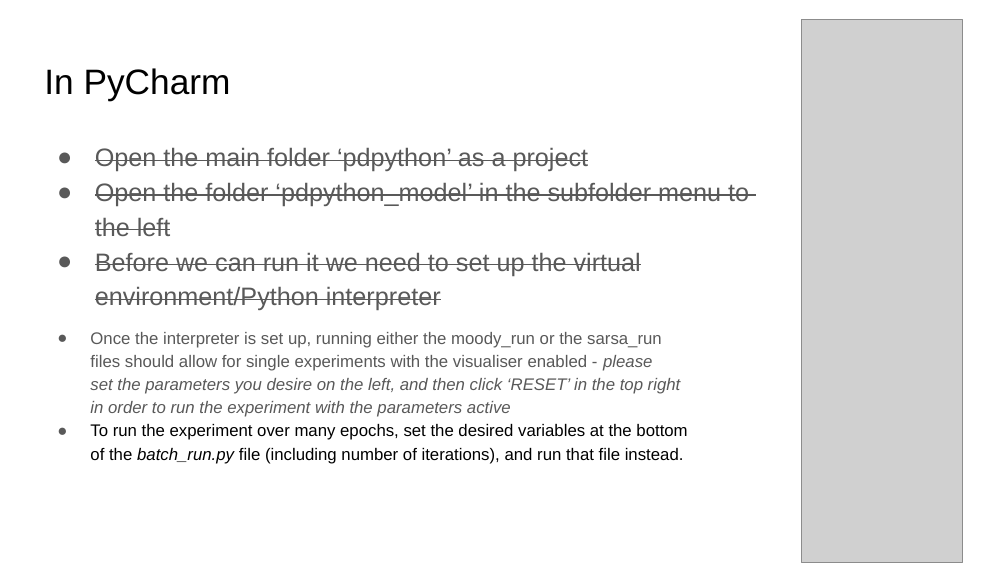
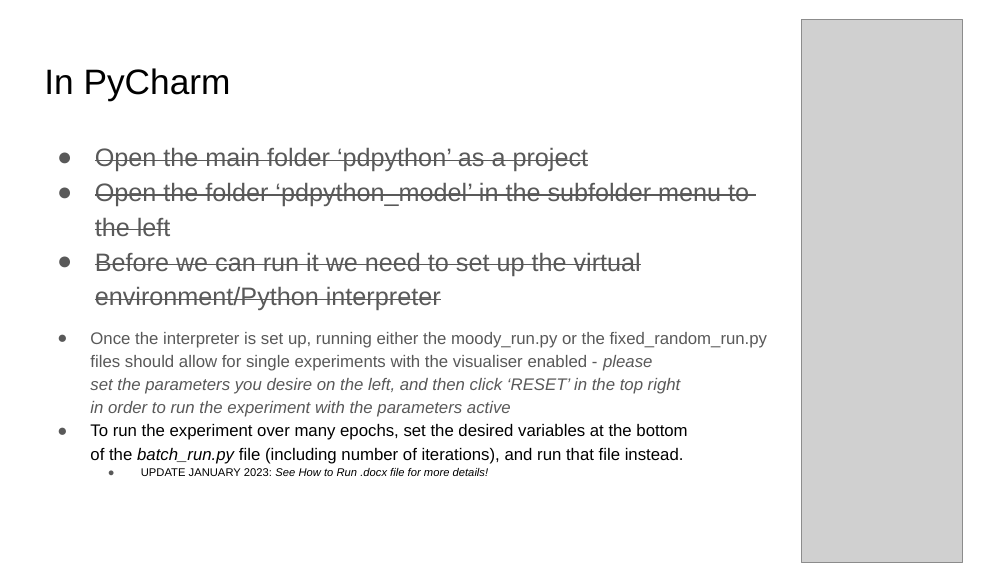
Before and after one commit to seifely/pdpython, a slide deck: slide 10 of pdpython_model/Setup and Run Instructions.pptx. Drawn at 1008x567 pixels with LibreOffice and Linux fonts; fonts in the diff are those of the drawing; grey boxes stand for pictures. Boxes give left, top, right and bottom in pixels: in the first picture for what was removed or moved away, otherwise in the second. Text is boxed around its words. In the diff, an @@ line names an element or a change of style, - is before the commit and + after.

```diff
--- a/pdpython_model/Setup and Run Instructions.pptx
+++ b/pdpython_model/Setup and Run Instructions.pptx
@@ text at (90, 332, 768, 417): text changed @@
-● Once the interpreter is set up, running either the moody_run or the sarsa_run
-  files should allow for single experiments with the visualiser enabled - please
-  set the parameters you desire on the left, and then click ‘RESET’ in the top right
-  in order to run the experiment with the parameters active
+● Once the interpreter is set up, running either the moody_run.py or the fixed_random_run.py
+  files should allow for single experiments with the visualiser enabled - please
+  set the parameters you desire on the left, and then click ‘RESET’ in the top right
+  in order to run the experiment with the parameters active
@@ text at (141, 468, 489, 476): paragraph added @@
+  ● UPDATE JANUARY 2023: See How to Run .docx file for more details!
```
Also in this commit, not shown: 2 other slides changed, 1 slide added, 1 slide removed, 4 other files.
